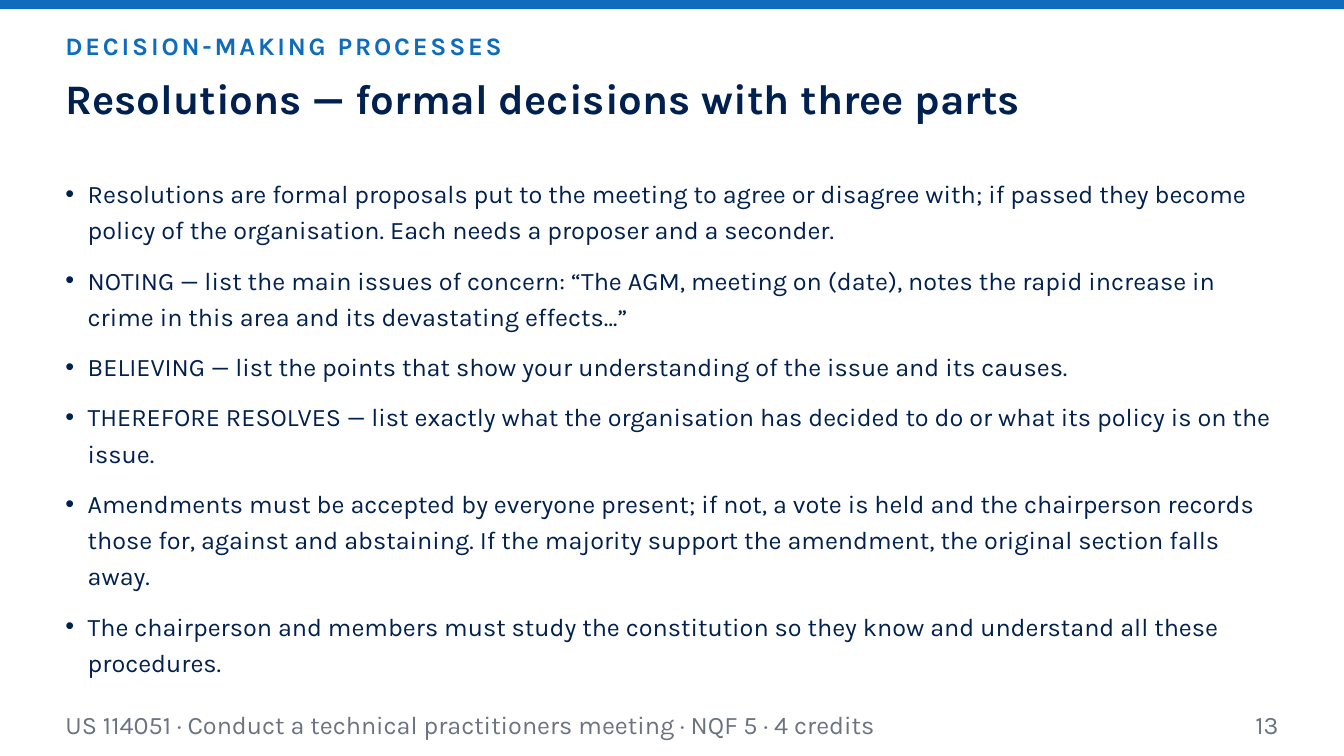
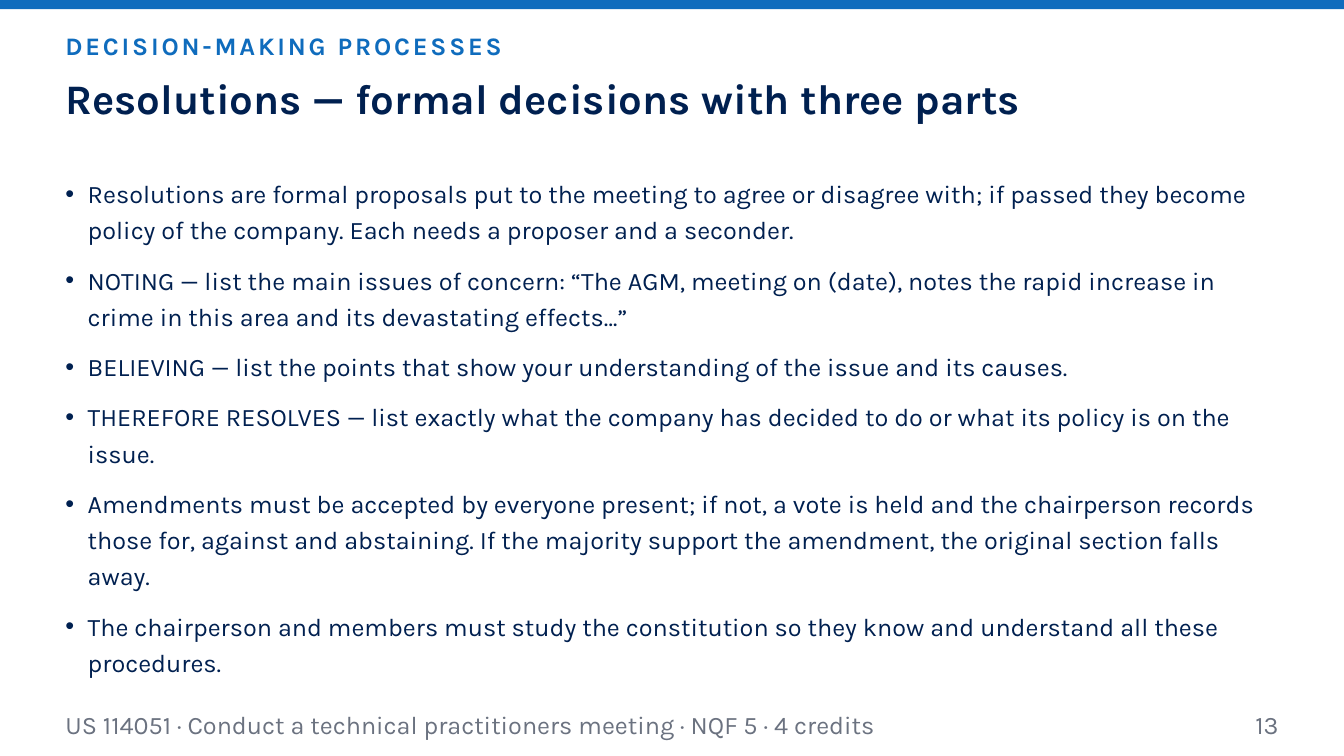
Before and after one commit to andrekyle/ITsystemsupport, a slide deck: slide 13 of public/downloads/US-114051-L1-Knowledge-of-Meetings.pptx. Drawn at 1344x756 pixels with LibreOffice and Linux fonts; fonts in the diff are those of the drawing. Boxes give left, top, right and bottom in pixels: in the first picture for what was removed or moved away, otherwise in the second. Text is boxed around its words. In the diff, an @@ line names an element or a change of style, - is before the commit and + after.

```diff
--- a/public/downloads/US-114051-L1-Knowledge-of-Meetings.pptx
+++ b/public/downloads/US-114051-L1-Knowledge-of-Meetings.pptx
@@ text at (88, 185, 1246, 245): text changed @@
-• Resolutions are formal proposals put to the meeting to agree or disagree with; if passed they become policy of the organisation. Each needs a proposer and a seconder.
+• Resolutions are formal proposals put to the meeting to agree or disagree with; if passed they become policy of the company. Each needs a proposer and a seconder.
@@ text at (88, 408, 1230, 464): text changed @@
-• THEREFORE RESOLVES — list exactly what the organisation has decided to do or what its policy is on the issue.
+• THEREFORE RESOLVES — list exactly what the company has decided to do or what its policy is on the issue.
```
Also in this commit, not shown: 7 other slides changed, 19 other files.
